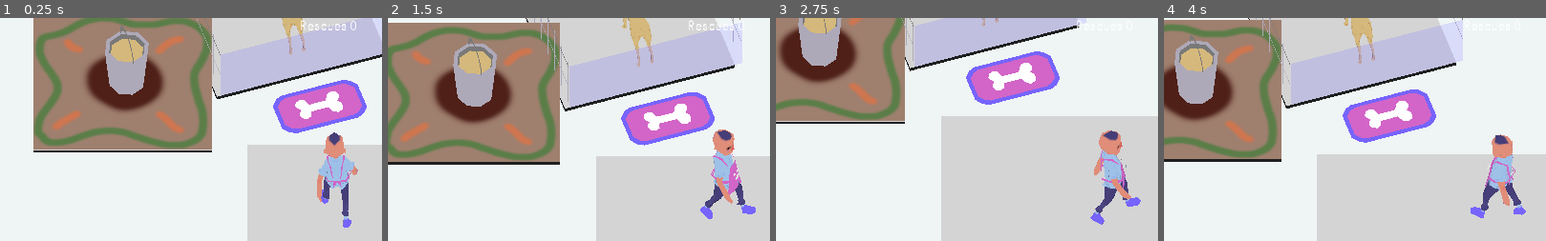
Above: before the commit, frames 1-4 (left to right).
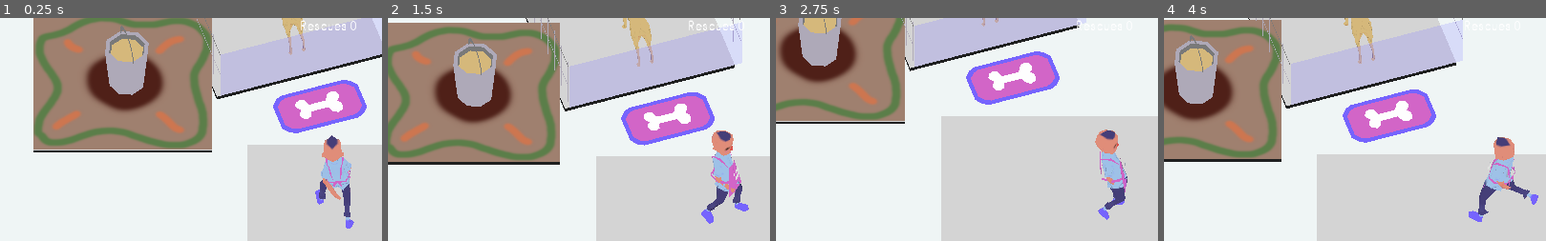
Above: after the commit, the same moments.

Repository: DevinPentecost/ld42
Game: Godot game, scene res://test_scenes/CharacterTest.tscn
Two runs of this game, one before a commit and one after it. Both use one fixed random seed, a clock stepped at 60 frames per second and the inputs below. The project has no main scene, so this scene is started directly.
Inputs (mouse positions are % of the whole screen's width and height, from its top left):
- Up to frame 1 (0.25 s): no input
- Up to frame 2 (1.5 s): tap Enter at 0.5 s; move the mouse to (72, 45) at 0.52 s; hold D (player_move_right) 0.53-1.28 s; tap Space (player_action) at 0.6, 1.35 s; click (72, 45) at 0.67 s; move the mouse to (30, 55) at 1.27 s; hold S (player_move_down) from 1.28 s (still down)
- Up to frame 3 (2.75 s): move the mouse to (60, 28) at 2.02 s; release S (player_move_down) at 2.03 s; hold D (player_move_right) from 2.03 s (still down); tap Space (player_action) at 2.1 s
- Up to frame 4 (4 s): move the mouse to (45, 70) at 2.77 s; release D (player_move_right) at 2.78 s; hold W (player_move_up) 2.78-3.53 s; tap Space (player_action) at 2.85, 3.6 s; click (45, 70) at 2.92 s; move the mouse to (80, 65) at 3.52 s; hold A (player_move_left) from 3.53 s (still down)
The pictures show only the part of the screen within x 6-56%, y 6-56%; the shares and areas given below are measured in that part.

The runs differ from the first frame. In frame 1, 1.2% of the frame differs, in the area x 82-94%, y 51-95%; in frame 2, 1.1%; in frame 3, 1.5%, in the area x 82-96%, y 50-93%; in frame 4, 1.4%.

Commit message:
Adding animations

Diff:
--- a/project/objects/player/Player.gd
+++ b/project/objects/player/Player.gd
@@ -19,9 +19,22 @@
 const _player_rotation_speed = 2.3 #Radians a second?
 const _player_movement_speed = 140 #Units per second
 const _player_movement_angle = PI/2 #Radians away from target before player starts moving
+var _moving = false
+var _rotating = false
 
 #Action variables
 var _game_over = false
+
+#Animation
+const ANIMATION_BLEND_TIME = 0.25
+const ACTION_BLEND_TIME = 2
+enum PlayerAnimationState {
+	IDLE,
+	WALK,
+	ACTION,
+	LOSE
+}
+var _animation_state = null
 
 func _ready():
 	# Called when the node is added to the scene for the first time.
@@ -33,7 +46,7 @@
 	#Handle input
 	set_process_unhandled_input(true)
 
-	pass
+	_play_idle_animation()
 
 func _process(delta):
 	# Called every frame. Delta is time since last frame.
@@ -54,7 +67,16 @@
 	#Now move
 	_handle_player_motion(delta)
 
+	#Handle the animation
+	if _moving or _rotating:
+		_play_walk_animation()
+	else:
+		_play_idle_animation()
+
 func _handle_player_rotation(delta):
+
+	#Stop rotating this frame
+	_rotating = false
 
 	#Do we even want to rotate?
 	if desired_angle == null:
@@ -63,6 +85,9 @@
 	#Are we already where we want to be?
 	if rotation.y == desired_angle:
 		return
+
+	#We're rotating
+	_rotating = true
 
 	#How far to move?
 	var angular_distance = desired_angle - rotation.y
@@ -97,9 +122,16 @@
 		rotation.y += 2*PI
 
 func _handle_player_motion(delta):
+
+	#Stop moving this frame
+	_moving = false
+
 	#Is the player moving at all?
 	if desired_angle == null:
 		return
+
+	#We're moving now
+	_moving = true
 
 	#First, are we looking close enough to move?
 	var angular_distance = abs(desired_angle - rotation.y)
@@ -116,7 +148,6 @@
 		#Move the player forward that much
 		var velocity = Vector3(speed, 0, 0).rotated(Vector3(0, 1, 0), rotation.y)
 		move_and_slide(velocity)
-
 
 func _calculate_desired_angle():
 	#Figure out where the player wants to rotate towards
@@ -145,7 +176,51 @@
 	#Adjust the angle
 	return angle
 
-
+func _play_idle_animation():
+
+	#If we are petting
+	if _animation_state == PlayerAnimationState.ACTION and $PlayerModel/AnimationPlayer.is_playing():
+		#We just wait for this one to end
+		return
+
+	#Set the state
+	if _animation_state == PlayerAnimationState.IDLE:
+		return
+	_animation_state = PlayerAnimationState.IDLE
+
+	#Start playing the idle animation
+	$PlayerModel/AnimationPlayer.get_animation("idle").loop = true
+	$PlayerModel/AnimationPlayer.play("idle", ANIMATION_BLEND_TIME)
+
+func _play_walk_animation():
+	#Set the state
+	if _animation_state == PlayerAnimationState.WALK:
+		return
+	_animation_state = PlayerAnimationState.WALK
+
+	#Start playing the idle animation
+	$PlayerModel/AnimationPlayer.get_animation("walk").loop = true
+	$PlayerModel/AnimationPlayer.play("walk", ANIMATION_BLEND_TIME)
+
+func _play_action_animation():
+	#Set the state
+	if _animation_state == PlayerAnimationState.ACTION:
+		return
+	_animation_state = PlayerAnimationState.ACTION
+
+	#Start playing the idle animation
+	$PlayerModel/AnimationPlayer.get_animation("pet").loop = false
+	$PlayerModel/AnimationPlayer.play("pet", ANIMATION_BLEND_TIME)
+
+func _play_lose_animation():
+	#Set the state
+	if _animation_state == PlayerAnimationState.LOSE:
+		return
+	_animation_state = PlayerAnimationState.LOSE
+
+	#Start playing the idle animation
+	$PlayerModel/AnimationPlayer.get_animation("lose").loop = false
+	$PlayerModel/AnimationPlayer.play("lose", ANIMATION_BLEND_TIME)
 
 func _unhandled_input(event):
 
@@ -186,6 +261,9 @@
 		get_tree().call_group("kennel", "on_player_action")
 		get_tree().call_group("food", "on_player_action")
 
+		#Pet the good boy
+		_play_action_animation()
+
 func game_over():
 	#Game has ended!
 	_game_over = true
--- a/project/objects/player/Player.tscn
+++ b/project/objects/player/Player.tscn
@@ -74,7 +74,7 @@
 
 [node name="DebugMesh" type="MeshInstance" parent="." index="2"]
 
-transform = Transform( -2.18557e-08, 0.5, -2.18557e-08, 0, -2.18557e-08, -0.5, -0.5, -2.18557e-08, 9.55343e-16, 0.25, 2, 0 )
+transform = Transform( -2.18557e-008, 0.5, -2.18557e-008, 0, -2.18557e-008, -0.5, -0.5, -2.18557e-008, 9.55343e-016, 0.25, 2, 0 )
 visible = false
 layers = 1
 material_override = null
@@ -92,7 +92,7 @@
 
 [node name="PlayerModel" parent="." index="3" instance=ExtResource( 2 )]
 
-transform = Transform( -8.14603e-08, 0, 0.5, 0, 0.5, 0, -0.5, 0, -8.14603e-08, 0, 0, 0 )
+transform = Transform( -8.14603e-008, 0, 0.5, 0, 0.5, 0, -0.5, 0, -8.14603e-008, 0, 0, 0 )
 _sections_unfolded = [ "Transform" ]
 
 [node name="InteractArea" type="Area" parent="." index="4"]
